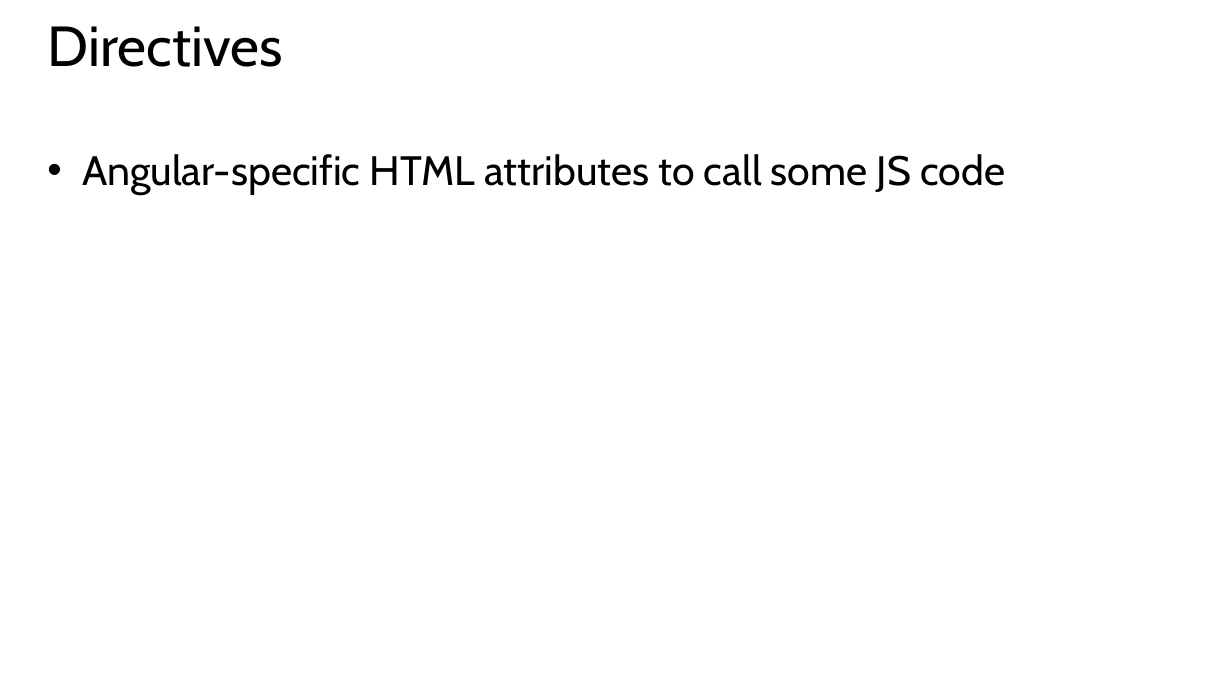
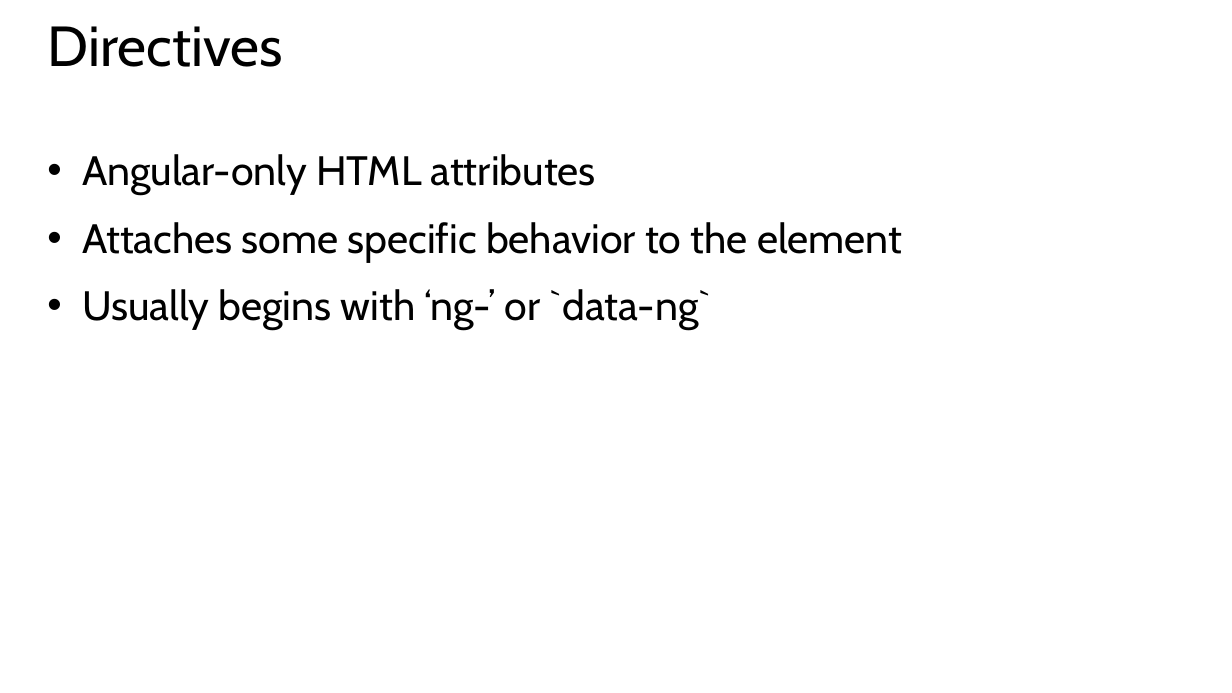
Before and after one commit to hwz/chirp, a slide deck: slide 9 of slides/module2.pptx (slide 8 before the commit). Drawn at 1232x693 pixels with LibreOffice and Linux fonts; fonts in the diff are those of the drawing. Boxes give left, top, right and bottom in pixels: in the first picture for what was removed or moved away, otherwise in the second. Text is boxed around its words. In the diff, an @@ line names an element or a change of style, - is before the commit and + after.

```diff
--- a/slides/module2.pptx
+++ b/slides/module2.pptx
@@ text at bbox=[82, 154, 902, 330]: text changed @@
-• Angular-specific HTML attributes to call some JS code
+• Angular-only HTML attributes
+• Attaches some specific behavior to the element
+• Usually begins with ‘ng-’ or `data-ng`
```
Also in this commit, not shown: 5 other slides changed, 9 slides added, 10 slides removed.
